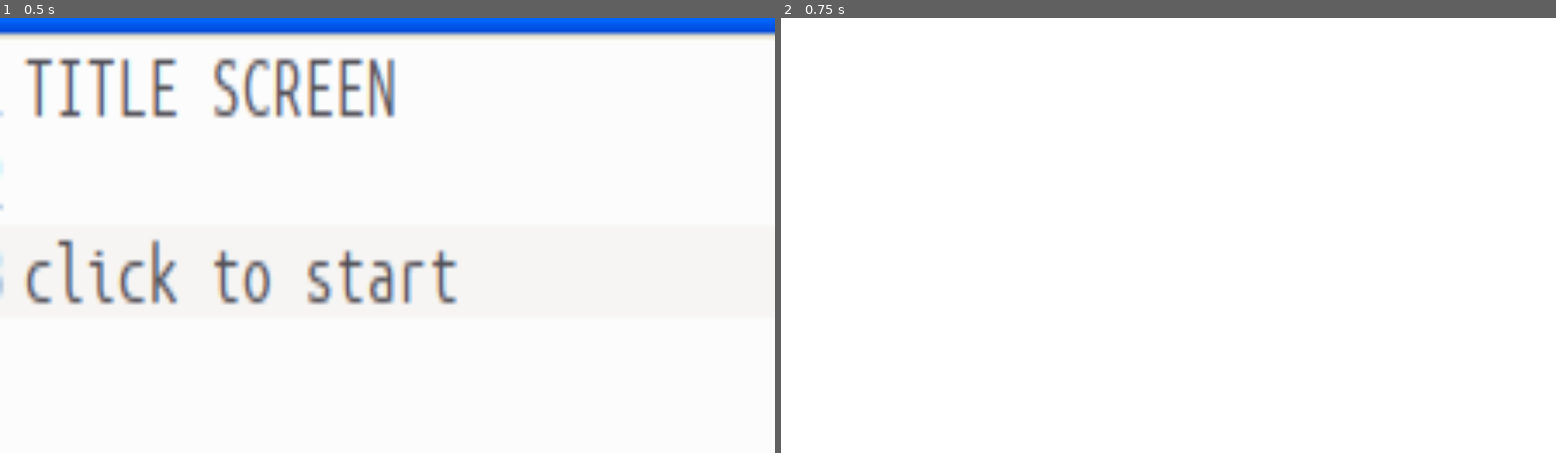
Above: before the commit, frames 1-2 (left to right).
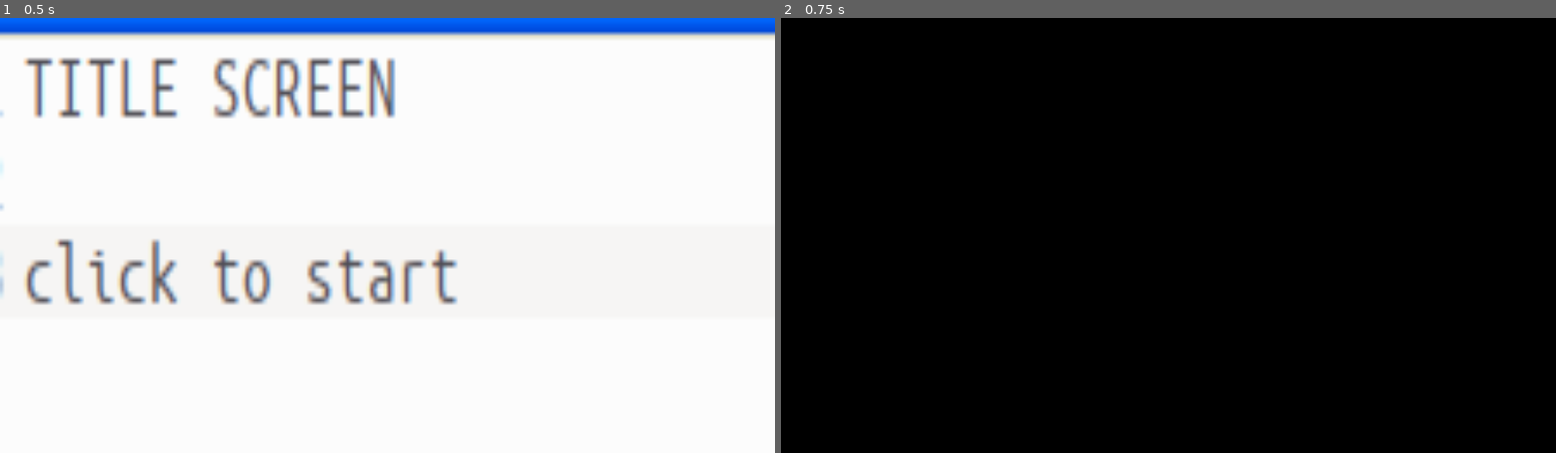
Above: after the commit, the same moments.

Repository: jbannisterly/The-Unblinking
Game: Godot game, scene res://Maze.tscn
The game is run twice, just before and just after one commit, with the same random seed, the same clock (stepped at 60 frames per second) and the same inputs. Video files are missing from this copy of the repository; at most half a second of black plays in their place. Sound files missing from this copy of the repository are replaced by a short silence.
Inputs (mouse positions are in pixels of both pictures, inside the frame that each line leads up to):
- Up to frame 1 (0.5 s): no input
- Up to frame 2 (0.75 s): tap Enter at 0.5 s; hold D (move_right) from 0.53 s (still down); tap Ctrl (toggle_capture) at 0.6 s; click (1168, 235) at 0.67 s

Frame 1 is identical in both runs. In frame 2, 100% of the frame differs, in the area x 0-100%, y 0-100%.

Commit message:
Added score tracking

Diff:
--- a/Cell.tscn
+++ b/Cell.tscn
@@ -42,6 +42,7 @@
 
 [sub_resource type="BoxMesh" id="BoxMesh_dpiqd"]
 material = SubResource("ShaderMaterial_krb8a")
+size = Vector3(1, 1, 0.05)
 
 [sub_resource type="BoxShape3D" id="BoxShape3D_k0jfb"]
 
--- a/Maze.tscn
+++ b/Maze.tscn
@@ -45,6 +45,7 @@
 unique_name_in_owner = true
 transform = Transform3D(1, 0, 0, 0, 1, 0, 0, 0, 1, 0, 1.5, 0)
 speed = 10
+mouse_sense_y = 0.5
 
 [node name="Generator" type="Node3D" parent="."]
 script = ExtResource("6_xkupr")
--- a/Scripts/CameraController.gd
+++ b/Scripts/CameraController.gd
@@ -13,6 +13,9 @@
 var capture_mouse: bool = false;
 var can_start: bool = false;
 var noise: AudioStreamPlayer
+
+var current_score = 0;
+var required_score = 0;
 
 func capture():
 	if capture_mouse:
@@ -65,10 +68,15 @@
 		move_and_slide();
 		position.y = prevY;
 
+func add_to_required_score():
+	required_score += 1;
+
 func increase_score():
 	if (noise == null):
 		noise = get_node("Noise")
 	if (noise != null):
+		current_score += 1;
+		print("%d / %d" % [current_score, required_score]);
 		noise.play()
 
 
--- a/Scripts/Paper.gd
+++ b/Scripts/Paper.gd
@@ -8,6 +8,8 @@
 func _ready() -> void:
 	set_monitoring(true);
 	original_position = position;
+	var player = get_tree().get_first_node_in_group("Player");
+	player.add_to_required_score();
 
 func _process(delta: float) -> void:
 	t += delta;
--- a/objects/Player.tscn
+++ b/objects/Player.tscn
@@ -12,8 +12,9 @@
 transform = Transform3D(1, 0, 0, 0, 1, 0, 0, 0, 1, 0, 1.5, -1)
 motion_mode = 1
 script = ExtResource("1_6cfp5")
-speed = 5
+speed = 3
 mouse_sense_x = 0.2
+mouse_sense_y = 0.2
 
 [node name="CollisionShape3D" type="CollisionShape3D" parent="."]
 shape = SubResource("CapsuleShape3D_m7wva")
--- a/shaders/screen_shader.gdshader
+++ b/shaders/screen_shader.gdshader
@@ -41,7 +41,7 @@
 
 	rgb = rgb*rgb*(3.0-2.0*rgb); // cubic smoothing
 
-	return c.z * mix( vec3(1.0), rgb, c.y);
+	return c.z * mix(vec3(1.0), rgb, c.y);
 }
 
 highp float random(highp vec2 coords) {
@@ -63,31 +63,23 @@
 	vec3 normal = 2.0 * texture(normal_buffer, SCREEN_UV).xyz - vec3(1.0);
 
 	vec2 depth_xy = texture(depth_buffer, SCREEN_UV).xy;
-	float depth = 1. / depth_xy.x;
-	if (isinf(depth) || isnan(depth)) {
-		depth = 0.;
-	}
+	float depth = 1. / depth_xy.x * 2.;
 
-	float modified_depth = depth * pow(1. - depth, 0.1);
-	float hue = clamp(pow(modified_depth, 2.), 0.01, 1.);
-	float value = pow(modified_depth, 2.);
+	float modified_depth = depth * pow(1. - depth, 0.5);
+	float hue = clamp(pow(modified_depth, 2.), 0., 10.);
+	float value = clamp(pow(modified_depth, 2.), 0.02, 10.);
 	vec3 colour = hsv2rgb_smooth(vec3(hue, 1., value));
 
- 	highp float fragmentColor = mix(0.05, 0.35, 1.0 - SCREEN_UV.y);
 	colour += mix(-NOISE_GRANULARITY, NOISE_GRANULARITY, random(SCREEN_UV));
 
-if (depth_xy.y == 0.) {
-	if (depth > 0.) {
-		ALBEDO = colour;
-		//ALBEDO = vec3(depth);
-		//ALBEDO = vec4(dither(colour2;
-		//ALBEDO = min(mix(c1, c2, depth) * pow(1. - depth, 0.1), vec3(1));
+
+	if (depth_xy.y == 1. && modified_depth > 0.2) {
+			ALBEDO=vec3(0.3);
 	} else {
-		ALBEDO = vec3(0.);
+		//if (depth > 0.) {
+			ALBEDO = colour;
+		//} else {
+			//ALBEDO = vec3(0.);
+		//}
 	}
-	} else if (depth_xy.y == 1.) {
-		ALBEDO=vec3(1.);
-	}
-	//ALBEDO = vec3(depth);
-	//ALBEDO = vec3(normal + 1.) / 2.;
 }
--- /dev/null
+++ b/start.tscn
@@ -0,0 +1,11 @@
+[gd_scene load_steps=3 format=3 uid="uid://dtatngyx3n7v5"]
+
+[ext_resource type="Script" path="res://objects/main_camera.gd" id="1_4git2"]
+[ext_resource type="AudioStream" uid="uid://bwhps4bx7oyjx" path="res://GetBack.mp3" id="1_cor1r"]
+
+[node name="Node3D" type="Node3D"]
+script = ExtResource("1_4git2")
+
+[node name="AudioStreamPlayer" type="AudioStreamPlayer" parent="."]
+stream = ExtResource("1_cor1r")
+autoplay = true
